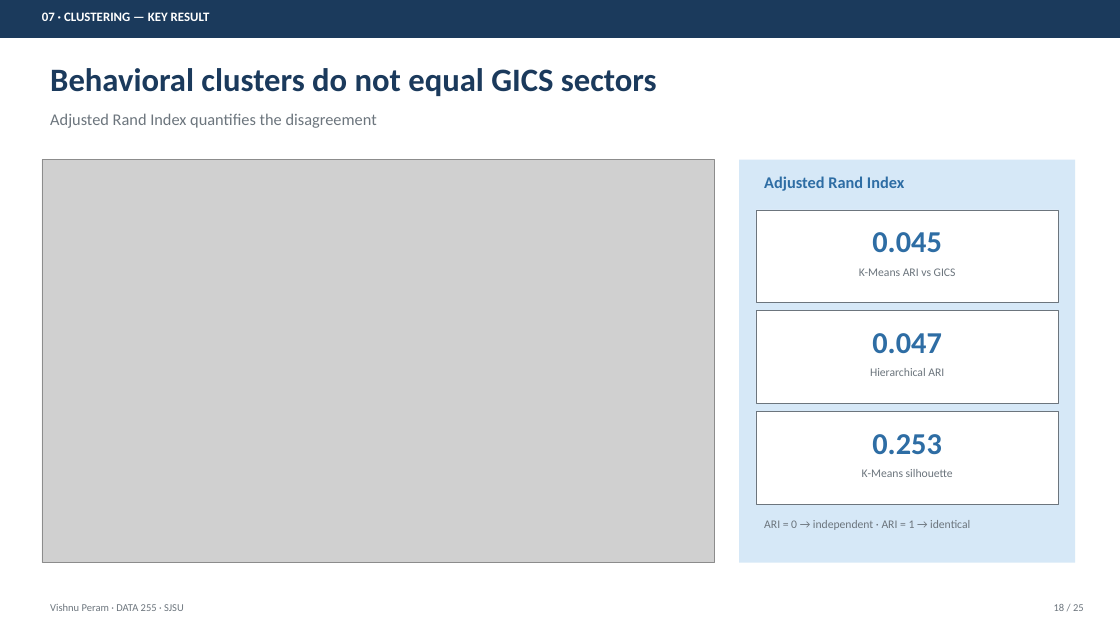
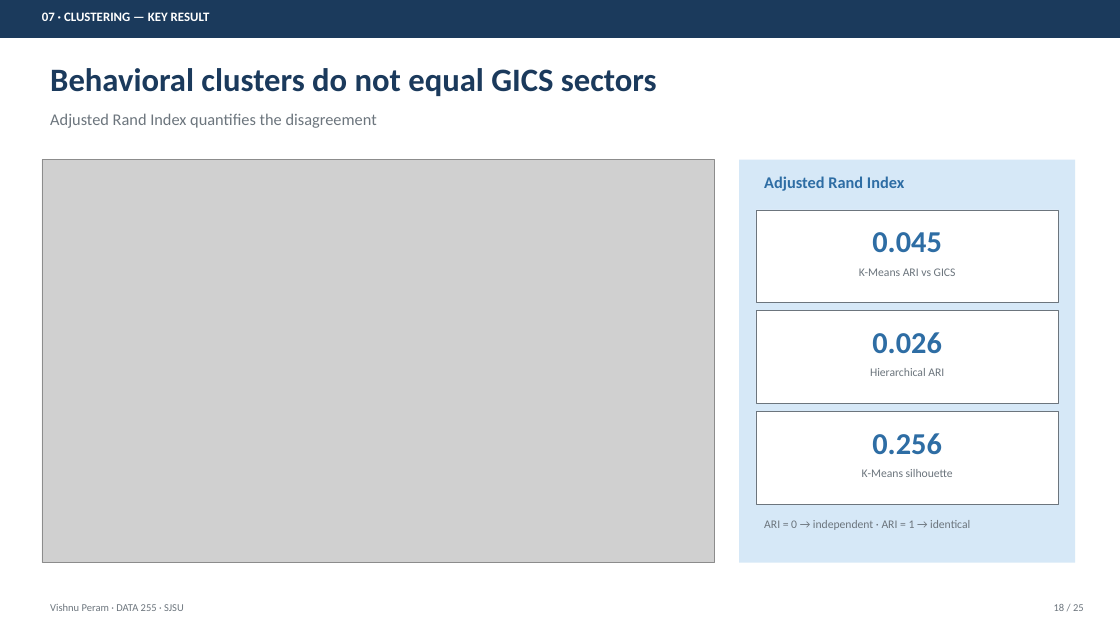
Before and after one commit to PeramVishnuSree/Stock-Behavioral-Clustering-and-Return-Prediction, a slide deck: slide 18 of PRESENTATION.pptx. Drawn at 1120x630 pixels with LibreOffice and Linux fonts; fonts in the diff are those of the drawing; grey boxes stand for pictures. Boxes give left, top, right and bottom in pixels: in the first picture for what was removed or moved away, otherwise in the second. Text is boxed around its words. In the diff, an @@ line names an element or a change of style, - is before the commit and + after.

```diff
--- a/PRESENTATION.pptx
+++ b/PRESENTATION.pptx
@@ text at box(872, 332, 942, 353): text changed @@
-0.047
+0.026
@@ text at box(872, 433, 942, 454): text changed @@
-0.253
+0.256
```
Also in this commit, not shown: 11 other slides changed, 16 other files.
